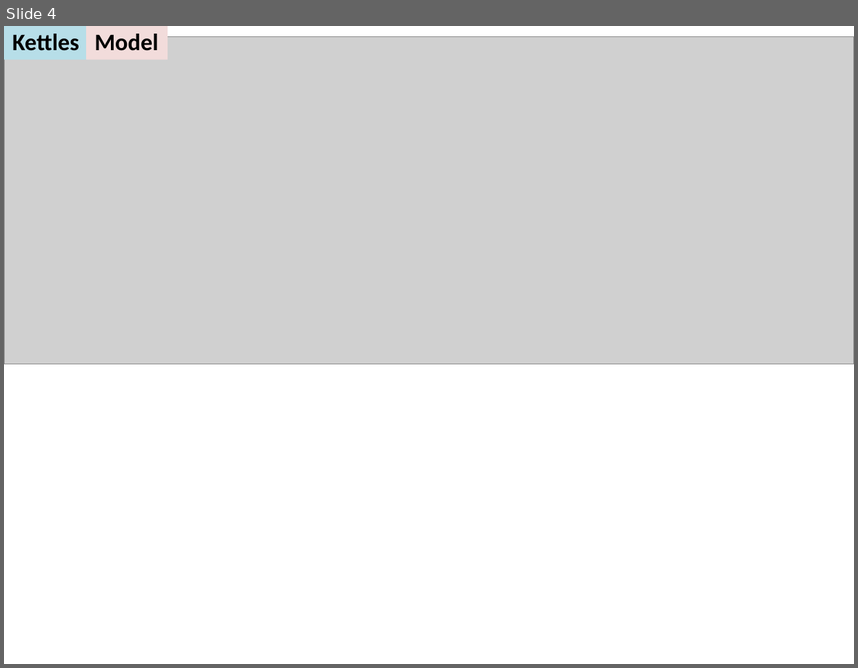
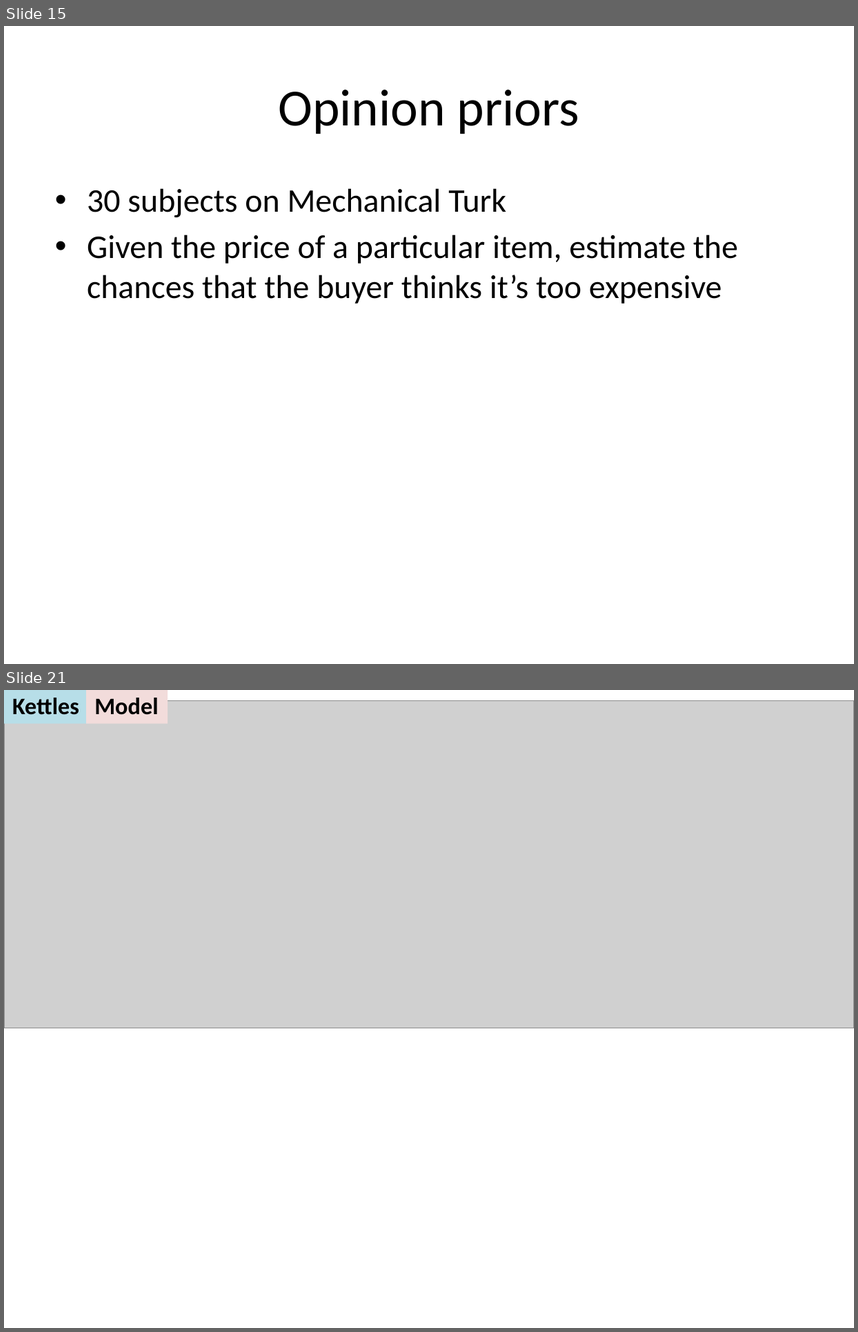
Before and after one commit to jeaneis/hyperbole, a slide deck: talks/cocolab_meeting_05212013/cocolab_meeting_05212013.pptx. Shown one above the other, each under a label of ours: slide 4 before the commit, slides 15 and 21 after it; the slides between them are not shown. The pictures are 858x668 and 858x1332 pixels, drawn with LibreOffice and Linux fonts; fonts in the diff are those of the drawing; grey boxes stand for pictures. Boxes give left, top, right and bottom in pixels: in the first picture for what was removed or moved away, otherwise in the second. Text is boxed around its words. In the diff, an @@ line names an element or a change of style, - is before the commit and + after.

```diff
--- a/talks/cocolab_meeting_05212013/cocolab_meeting_05212013.pptx
+++ b/talks/cocolab_meeting_05212013/cocolab_meeting_05212013.pptx
@@ slide 15 added at [4,26,854,664], background #FFFFFF @@
@@ title added at [278,89,579,134], 44 pt, text #000000 @@
+Opinion priors
@@ text added at [87,188,738,303], 28 pt, text #000000 @@
+• 30 subjects on Mechanical Turk
+• Given the price of a particular item, estimate the chances that the buyer thinks it’s too expensive
@@ what was slide 4 is now slide 21 @@
```
Also in this commit, not shown: 4 slides changed, 26 other slides added, 21 other files.
